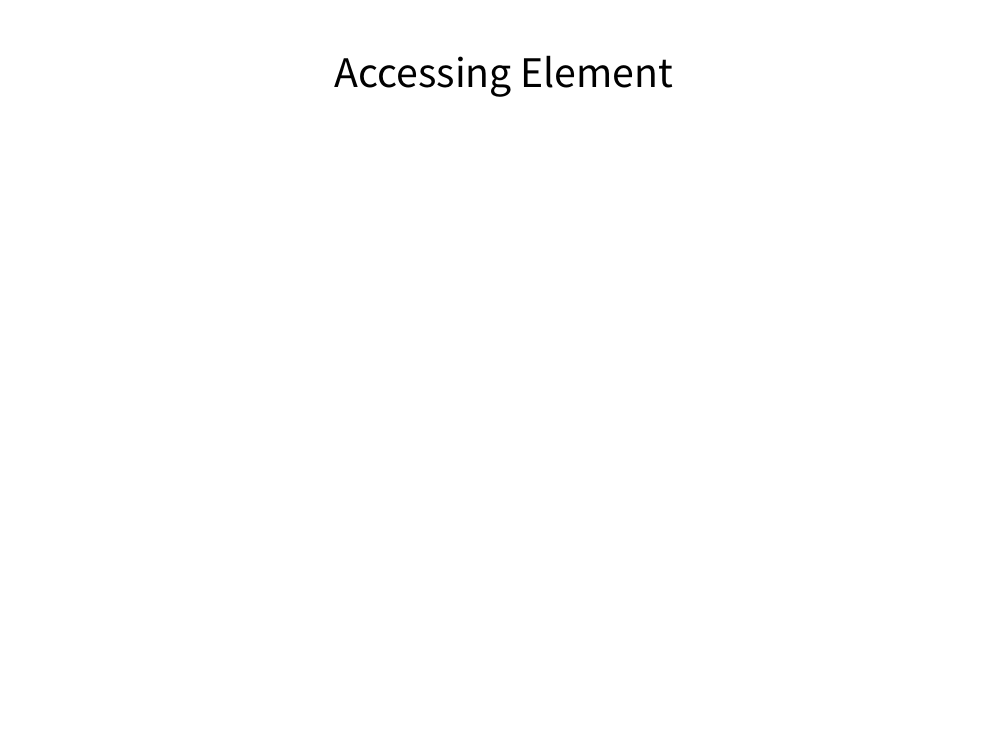
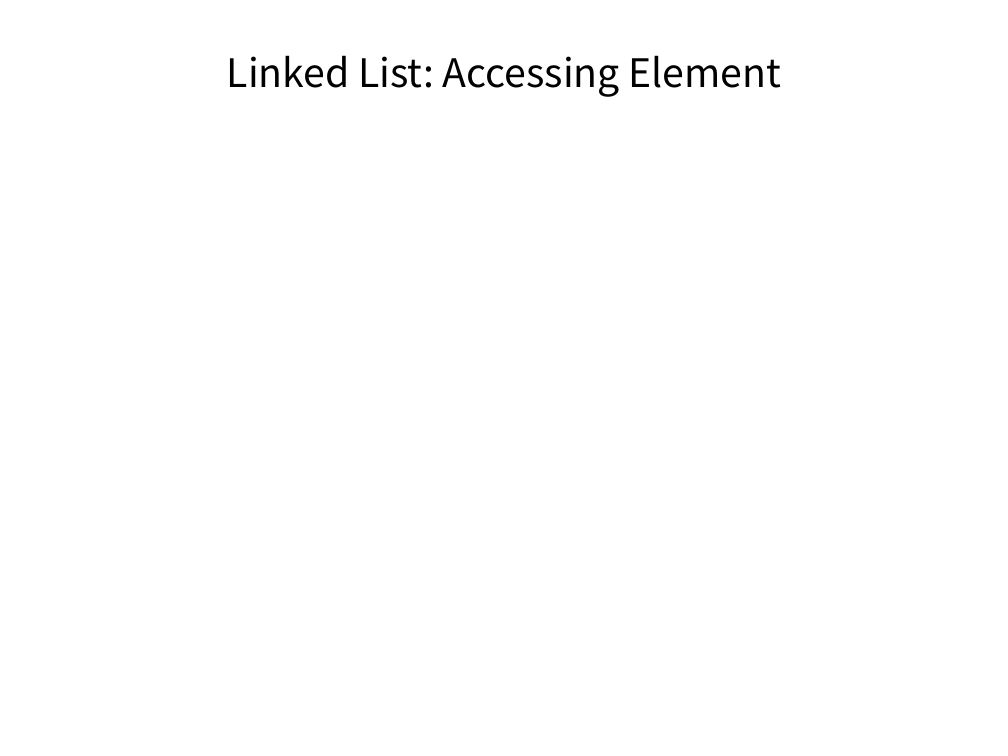
Before and after one commit to pankajfri/Training-Materials, a slide deck: slide 12 of Objected Oriented Programming Concepts Using C++ & Data Structures/Data Structures.pptx. Drawn at 1008x756 pixels with LibreOffice and Linux fonts; fonts in the diff are those of the drawing; background and template pictures are left out. Boxes give left, top, right and bottom in pixels: in the first picture for what was removed or moved away, otherwise in the second. Text is boxed around its words. In the diff, an @@ line names an element or a change of style, - is before the commit and + after.

```diff
--- a/Objected Oriented Programming Concepts Using C++ & Data Structures/Data Structures.pptx
+++ b/Objected Oriented Programming Concepts Using C++ & Data Structures/Data Structures.pptx
@@ title at (227, 55, 781, 97): text changed @@
-Accessing Element
+Linked List: Accessing Element
```
Also in this commit, not shown: 2 other slides changed.
